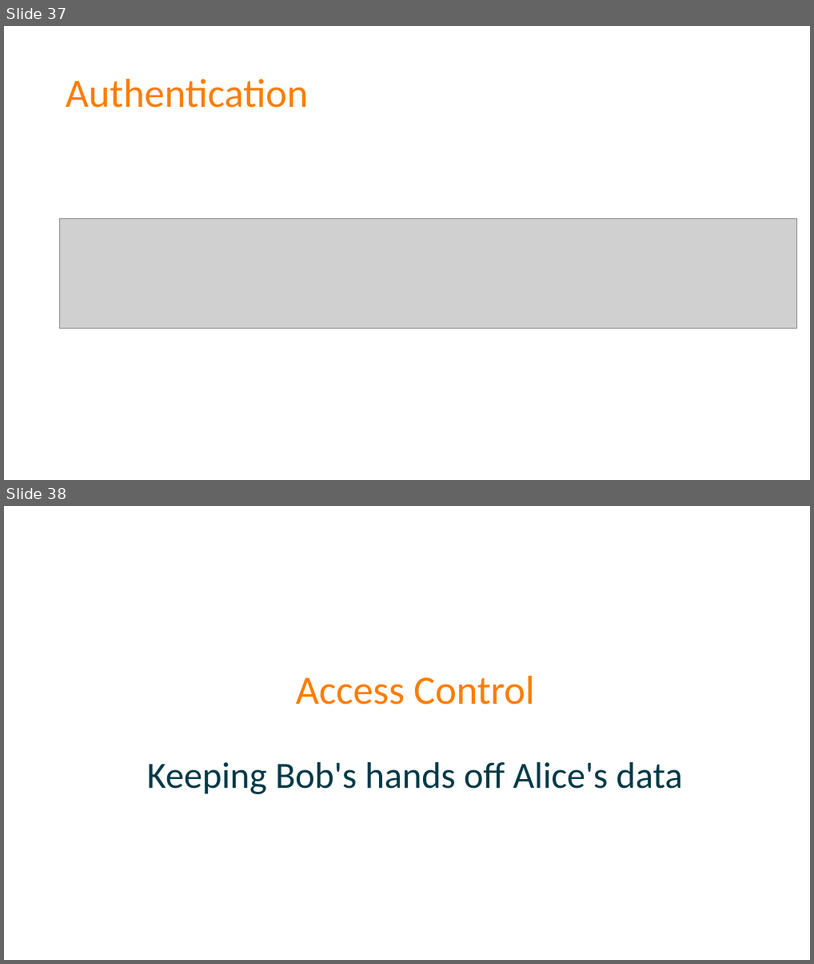
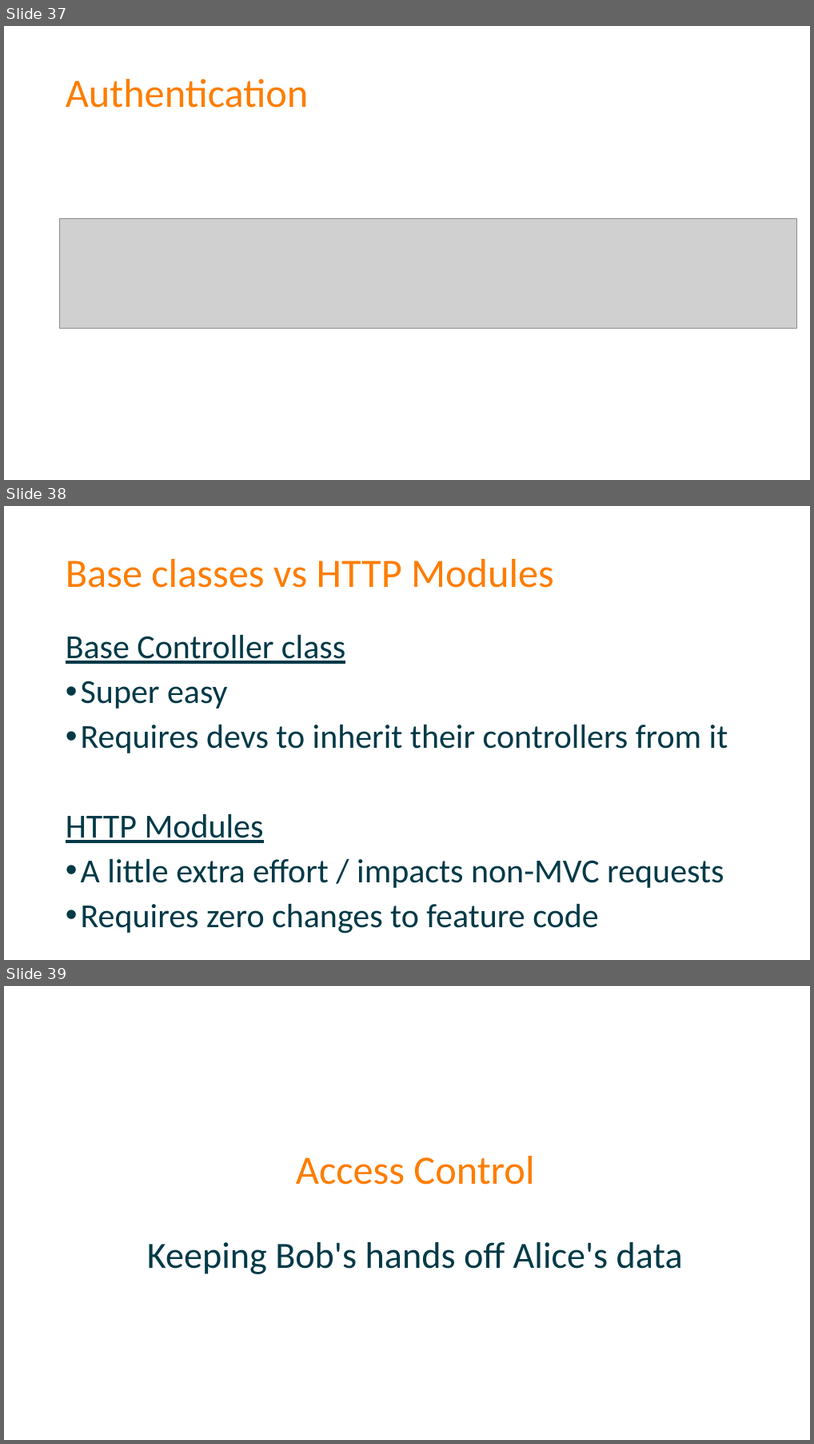
Before and after one commit to spetryjohnson/Talk---Dont-Write-Secure-Code-Design-Secure-Systems, a slide deck: Secure Systems - CodeMash 2017.pptx. Shown one above the other, each under a label of ours: slides 37 and 38 before the commit, slides 37, 38 and 39 after it. The pictures are 814x964 and 814x1444 pixels, drawn with LibreOffice and Linux fonts; fonts in the diff are those of the drawing; grey boxes stand for pictures. Boxes give left, top, right and bottom in pixels: in the first picture for what was removed or moved away, otherwise in the second. Text is boxed around its words. In the diff, an @@ line names an element or a change of style, - is before the commit and + after.

Commit message:
Tweaks / cleanup / polish

```diff
--- a/Secure Systems - CodeMash 2017.pptx
+++ b/Secure Systems - CodeMash 2017.pptx
@@ slide 38 added at (x1=4, y1=506, x2=810, y2=960), background #FFFFFF @@
@@ title added at (x1=66, y1=559, x2=554, y2=588), 48 pt, text #FD7D00 @@
+Base classes vs HTTP Modules
@@ text added at (x1=66, y1=635, x2=729, y2=933), 40 pt, text #013947 @@
+Base Controller class
+• Super easy
+• Requires devs to inherit their controllers from it
+HTTP Modules
+• A little extra effort / impacts non-MVC requests
+• Requires zero changes to feature code
@@ what was slide 38 is now slide 39 @@
```
